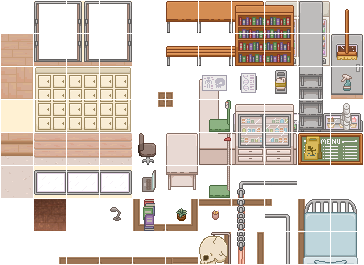
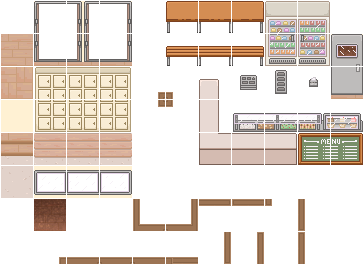
Before/after of a 364 × 265 layered artwork. What changed in the layer stack:
hid "Janitor" over 275, 1, 357, 163
hid "Infirmary" over 110, 5, 358, 264
